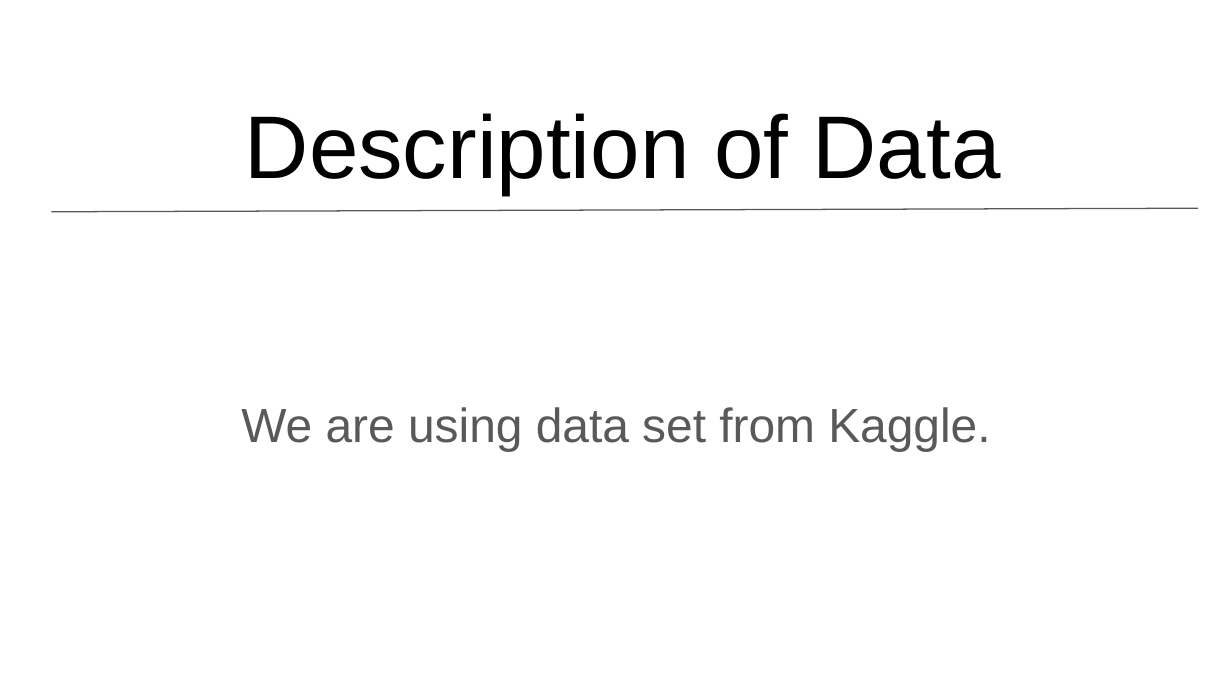
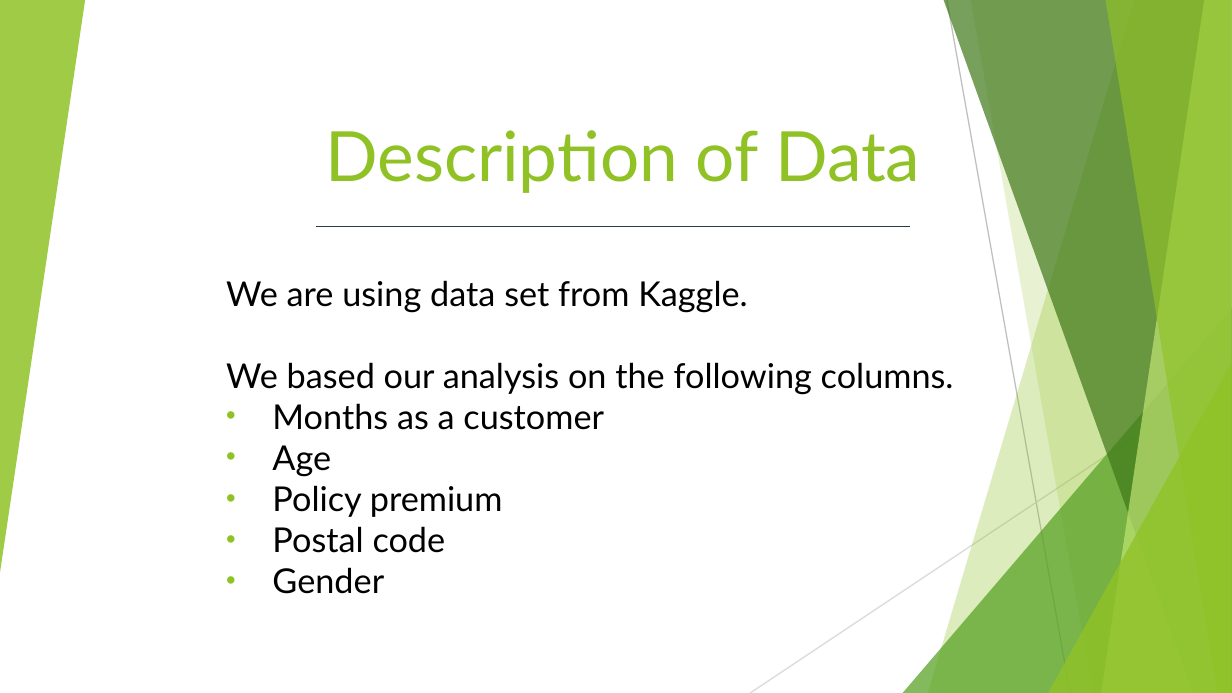
Before and after one commit to GerlechJen/Predicting-Auto-Insurance-Fraud-Claims, a slide deck: slide 5 of Team_6.pptx. Drawn at 1232x693 pixels with LibreOffice and Linux fonts; fonts in the diff are those of the drawing. Boxes give left, top, right and bottom in pixels: in the first picture for what was removed or moved away, otherwise in the second. Text is boxed around its words. In the diff, an @@ line names an element or a change of style, - is before the commit and + after.

```diff
--- a/Team_6.pptx
+++ b/Team_6.pptx
@@ group added at box(0, 0, 1232, 693): 5 freeform shapes, 3 triangles, 2 lines @@
@@ title "Description of Data" at box(325, 130, 920, 193): size 52 to 40.5 pt, font Arial to Lato, text colour #000000 to #90C226 @@
@@ line moved from (52, 212) - (1199, 208) to (317, 227) - (910, 227) @@
@@ line (317, 227) - (910, 227): stroke #595959 0.75 pt to #2C3C43 0.75 pt @@
@@ subtitle "We are using data set ...": place and size @@
-subtitle "We are using data set ..." at box(241, 407, 990, 451)
+subtitle "We are using data set ..." at box(226, 280, 954, 594)
@@ subtitle at box(226, 280, 748, 312): size 28 to 20 pt, font Arial to Lato, text colour #595959 to #000000 in "We are using data set from Kaggle."; alignment centre to left @@
@@ subtitle at box(226, 362, 954, 594): paragraphs added @@
+We based our analysis on the following columns.
+• Months as a customer
+• Age
+• Policy premium
+• Postal code
+• Gender
```
Also in this commit, not shown: 9 other slides changed, 2 slides added, 1 other file.
